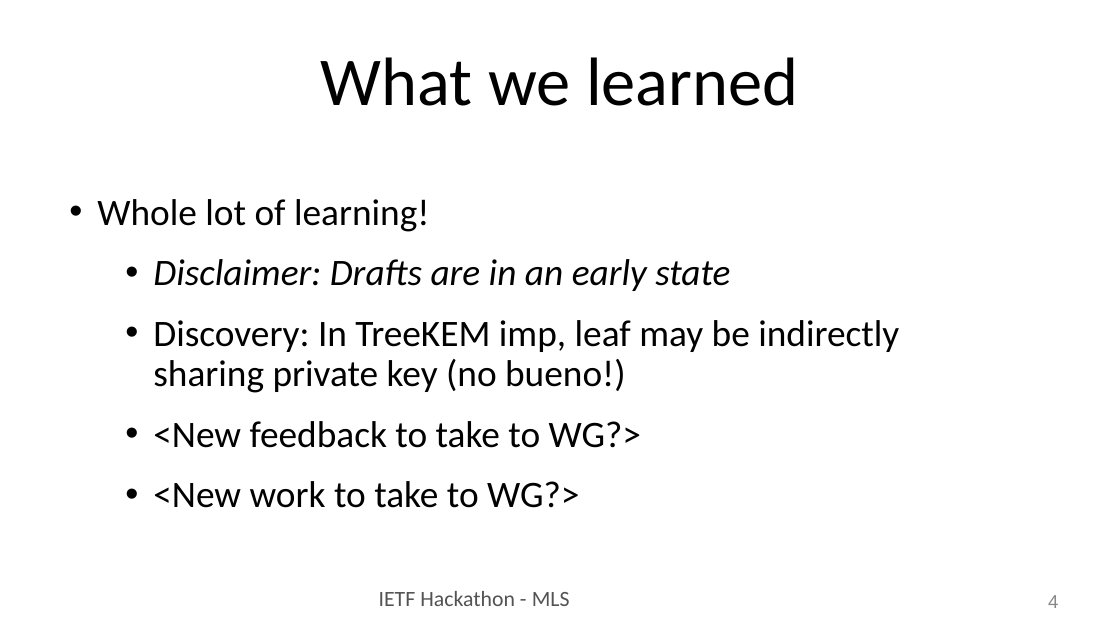
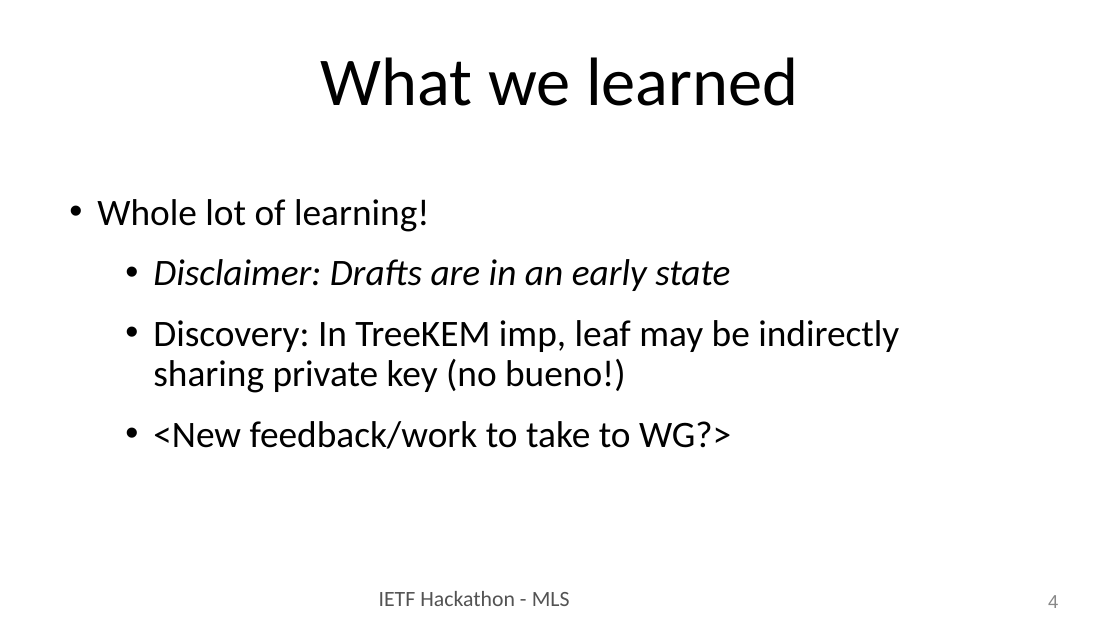
Before and after one commit to IETF-Hackathon/ietf102-project-presentations, a slide deck: slide 4 of hackathon-presentation-MLS.pptx. Drawn at 1120x630 pixels with LibreOffice and Linux fonts; fonts in the diff are those of the drawing. Boxes give left, top, right and bottom in pixels: in the first picture for what was removed or moved away, otherwise in the second. Text is boxed around its words. In the diff, an @@ line names an element or a change of style, - is before the commit and + after.

```diff
--- a/hackathon-presentation-MLS.pptx
+++ b/hackathon-presentation-MLS.pptx
@@ text at bbox=[153, 421, 731, 449]: text changed @@
-  • <New feedback to take to WG?>
-  • <New work to take to WG?>
+  • <New feedback/work to take to WG?>
```
Also in this commit, not shown: 2 other slides changed.
